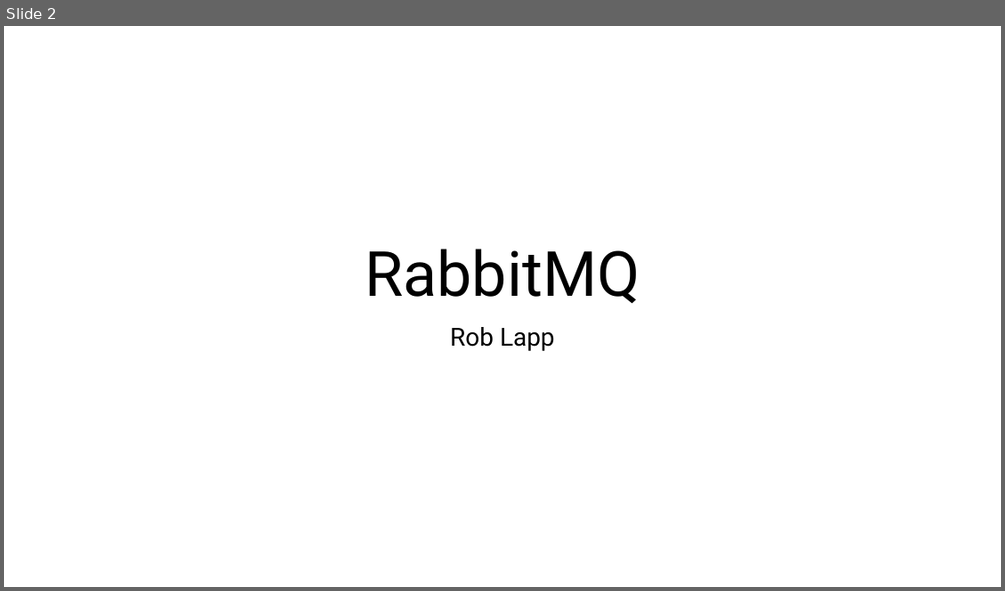
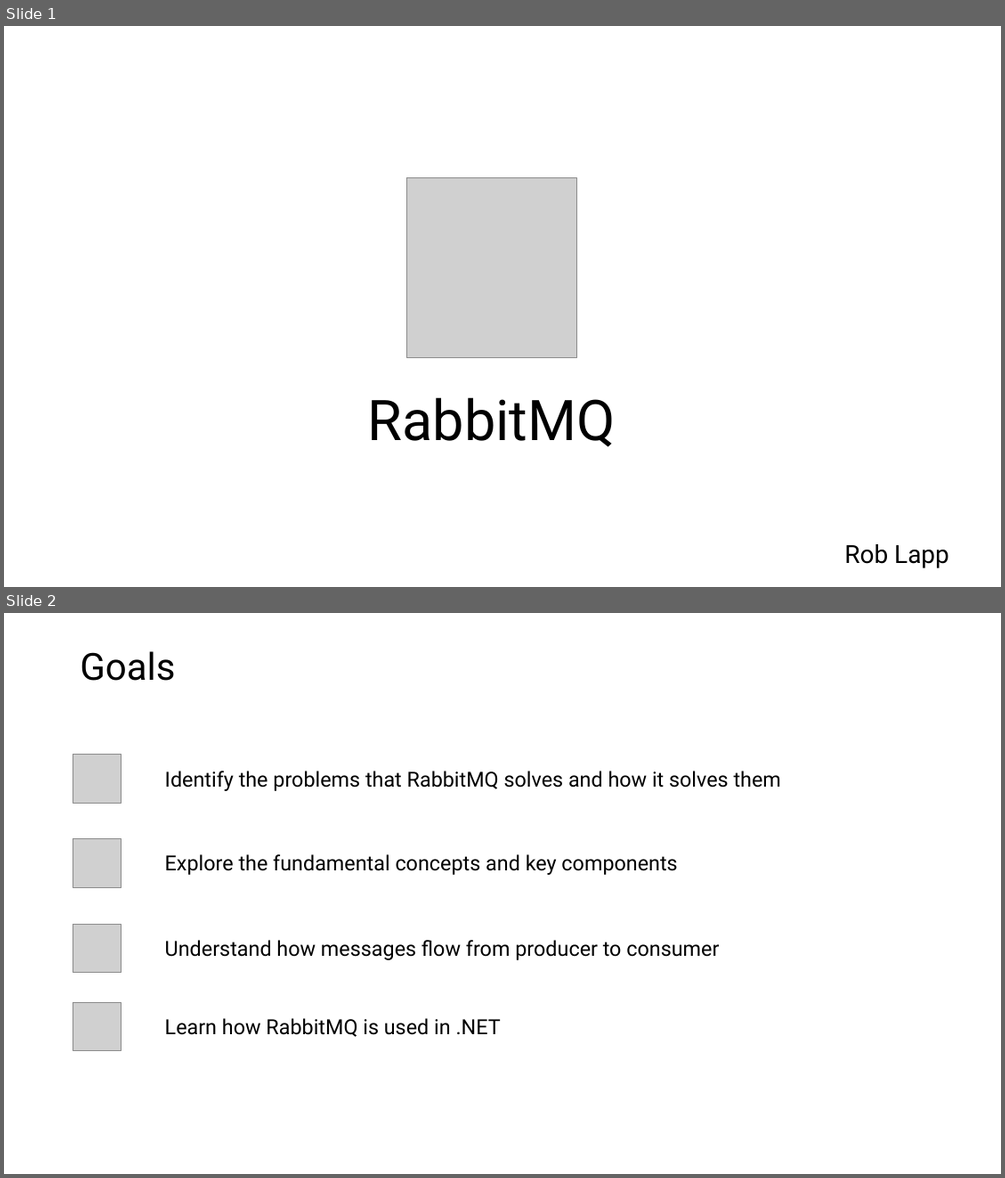
Before and after one commit to roblappcoupa/rabbitmq-presentation, a slide deck: Docs/RabbitMQ.pptx. Shown one above the other, each under a label of ours: slide 2 before the commit, slides 1 and 2 after it. The pictures are 1005x591 and 1005x1178 pixels, drawn with LibreOffice and Linux fonts; fonts in the diff are those of the drawing; grey boxes stand for pictures. Boxes give left, top, right and bottom in pixels: in the first picture for what was removed or moved away, otherwise in the second. Text is boxed around its words. In the diff, an @@ line names an element or a change of style, - is before the commit and + after.

```diff
--- a/Docs/RabbitMQ.pptx
+++ b/Docs/RabbitMQ.pptx
@@ slide 2 added at box(4, 613, 1001, 1174), background #FFFFFF @@
@@ title added at box(80, 651, 175, 681), 36 pt, text #000000 @@
+Goals
@@ picture added at box(73, 755, 121, 803) @@
@@ text added at box(165, 771, 781, 791), 20 pt, text #000000 @@
+Identify the problems that RabbitMQ solves and how it solves them
@@ picture added at box(73, 839, 121, 887) @@
@@ text added at box(165, 854, 677, 875), 20 pt, text #000000 @@
+Explore the fundamental concepts and key components
@@ picture added at box(73, 925, 121, 973) @@
@@ text added at box(165, 940, 719, 960), 20 pt, text #000000 @@
+Understand how messages flow from producer to consumer
@@ picture added at box(73, 1002, 121, 1051) @@
@@ text added at box(165, 1018, 501, 1037), 20 pt, text #000000 @@
+Learn how RabbitMQ is used in .NET
@@ what was slide 2 is now slide 1 @@
@@ slide 1 changed as well @@
@@ picture added at box(407, 178, 577, 358) @@
@@ title "RabbitMQ": place and size @@
-title "RabbitMQ" at box(364, 248, 639, 304)
+title "RabbitMQ" at box(368, 397, 615, 447)
@@ title "RabbitMQ" at box(368, 397, 615, 447): size 60 to 54 pt @@
@@ subtitle "Rob Lapp": place and size @@
-subtitle "Rob Lapp" at box(450, 327, 555, 351)
+subtitle "Rob Lapp" at box(844, 544, 949, 568)
```
Also in this commit, not shown: 5 other slides changed, 19 other slides added, 19 slides removed, 9 other files.
